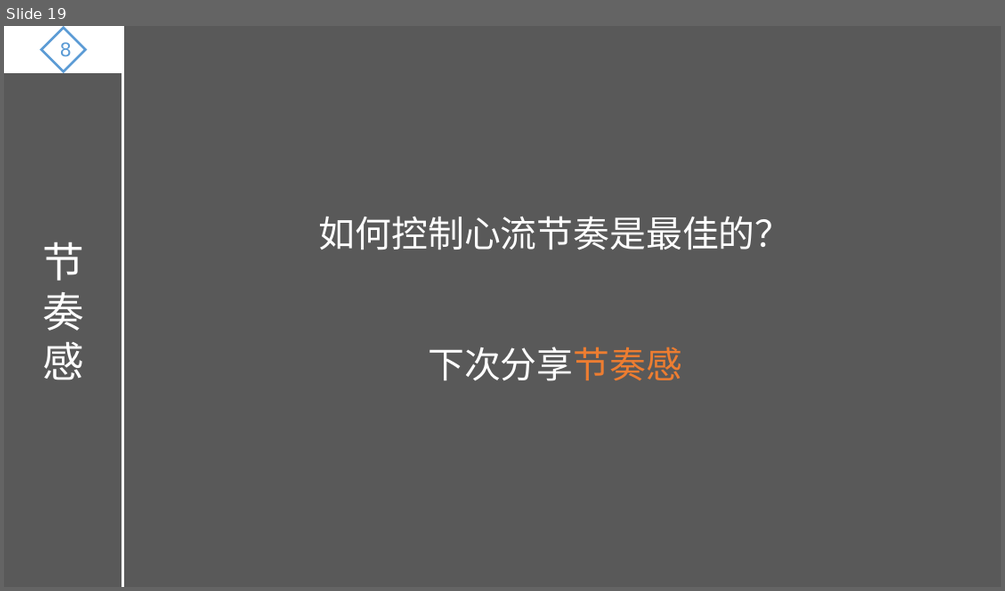
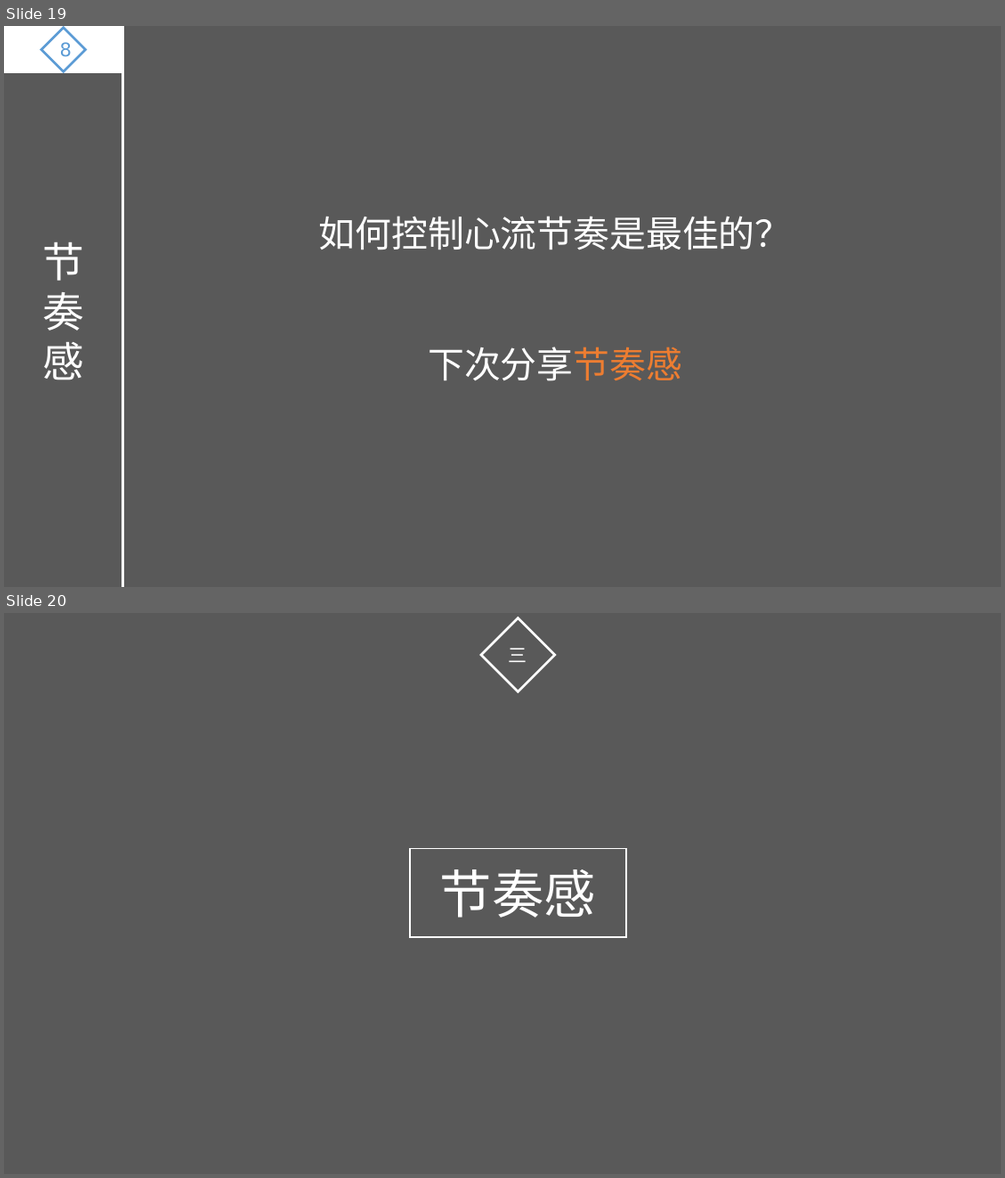
Before and after one commit to ThreePeopleGame/Death, a slide deck: Share/游戏设计理论.pptx. Shown one above the other, each under a label of ours: slide 19 before the commit, slides 19 and 20 after it. The pictures are 1005x591 and 1005x1178 pixels, drawn with LibreOffice and Linux fonts; fonts in the diff are those of the drawing. Boxes give left, top, right and bottom in pixels: in the first picture for what was removed or moved away, otherwise in the second. Text is boxed around its words. In the diff, an @@ line names an element or a change of style, - is before the commit and + after.

Commit message:
节奏感
节奏感

```diff
--- a/Share/游戏设计理论.pptx
+++ b/Share/游戏设计理论.pptx
@@ slide 20 added at [4, 613, 1001, 1174], background #595959 @@
@@ diamond added at [481, 618, 554, 691], outline #FFFFFF 2.25 pt, 18 pt, text #FFFFFF @@
+三
@@ rectangle added at [410, 849, 626, 938], outline #FFFFFF 1.5 pt, 50 pt, text #FFFFFF @@
+节奏感
```
Also in this commit, not shown: 5 other slides added.
